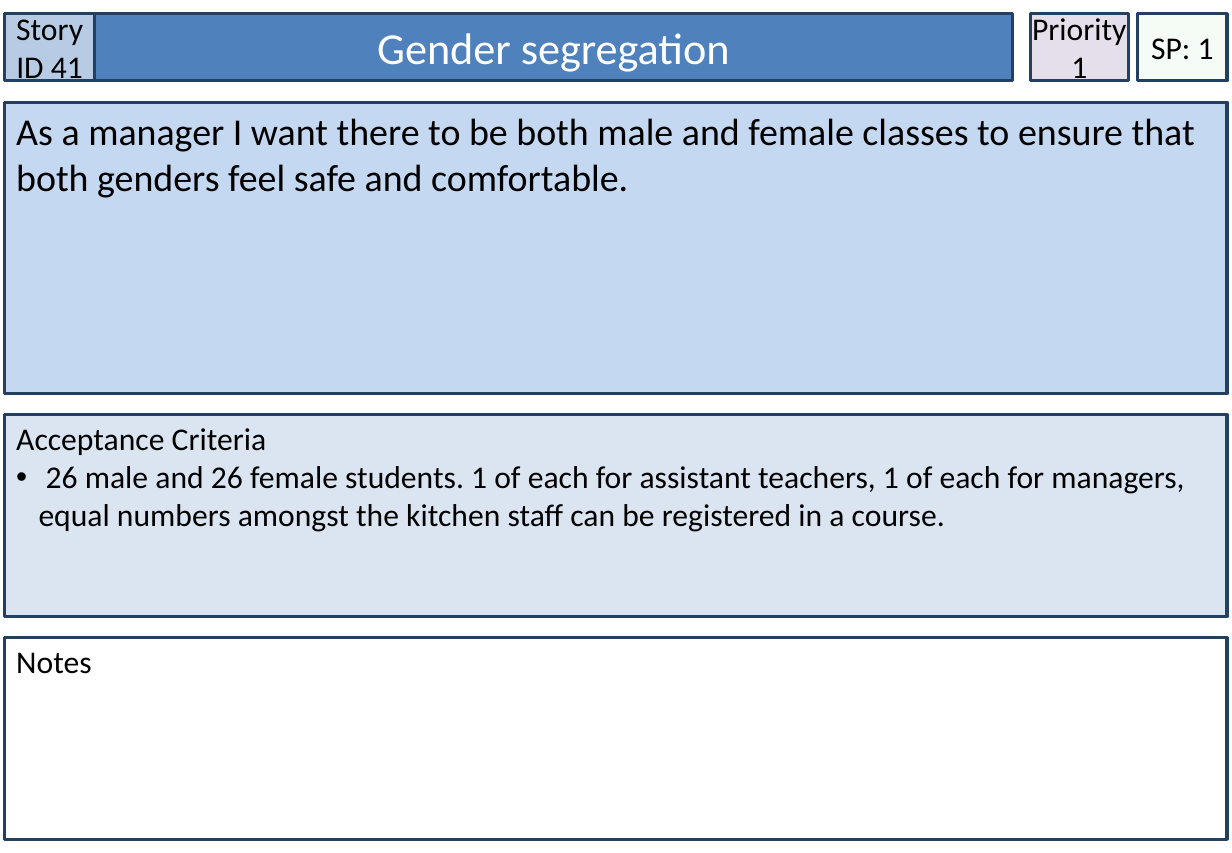
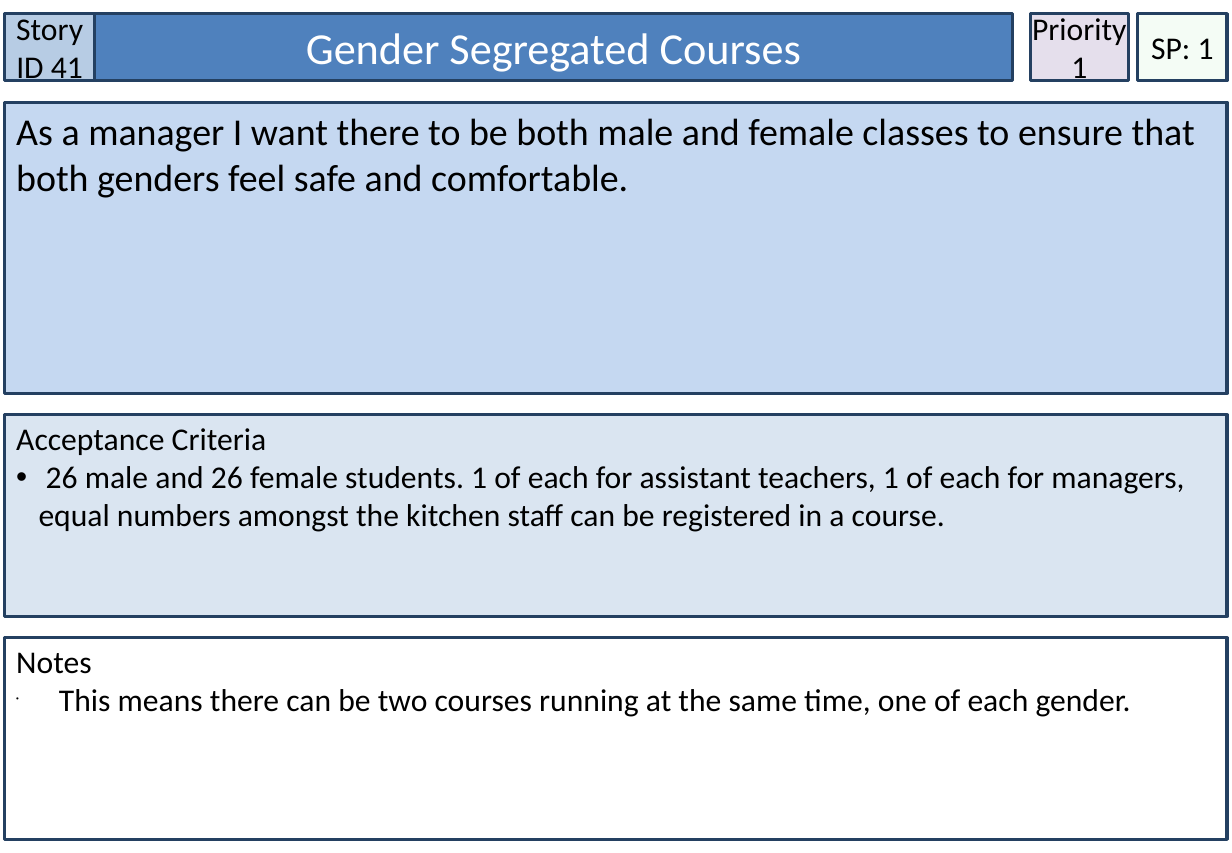
Before and after one commit to tross78/IFB299, a slide deck: slide 19 of User Stories.pptx (slide 36 before the commit). Drawn at 1232x853 pixels with LibreOffice and Linux fonts; fonts in the diff are those of the drawing. Boxes give left, top, right and bottom in pixels: in the first picture for what was removed or moved away, otherwise in the second. Text is boxed around its words. In the diff, an @@ line names an element or a change of style, - is before the commit and + after.

```diff
--- a/User Stories.pptx
+++ b/User Stories.pptx
@@ text in rectangle at [306, 33, 801, 72]: text changed @@
-Gender segregation
+Gender Segregated Courses
@@ text in rectangle at [59, 689, 1131, 717]: paragraph added @@
+• This means there can be two courses running at the same time, one of each gender.
```
Also in this commit, not shown: 9 other slides changed, 2 slides added, 1 slide removed, 1 other file.
